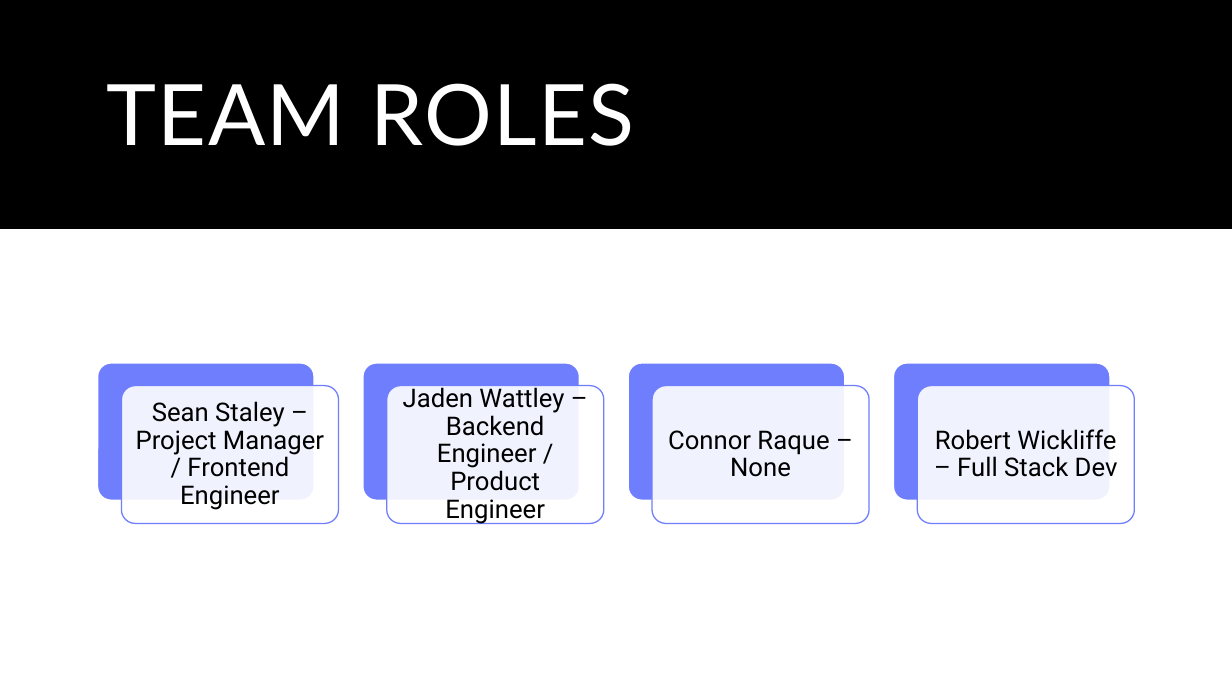
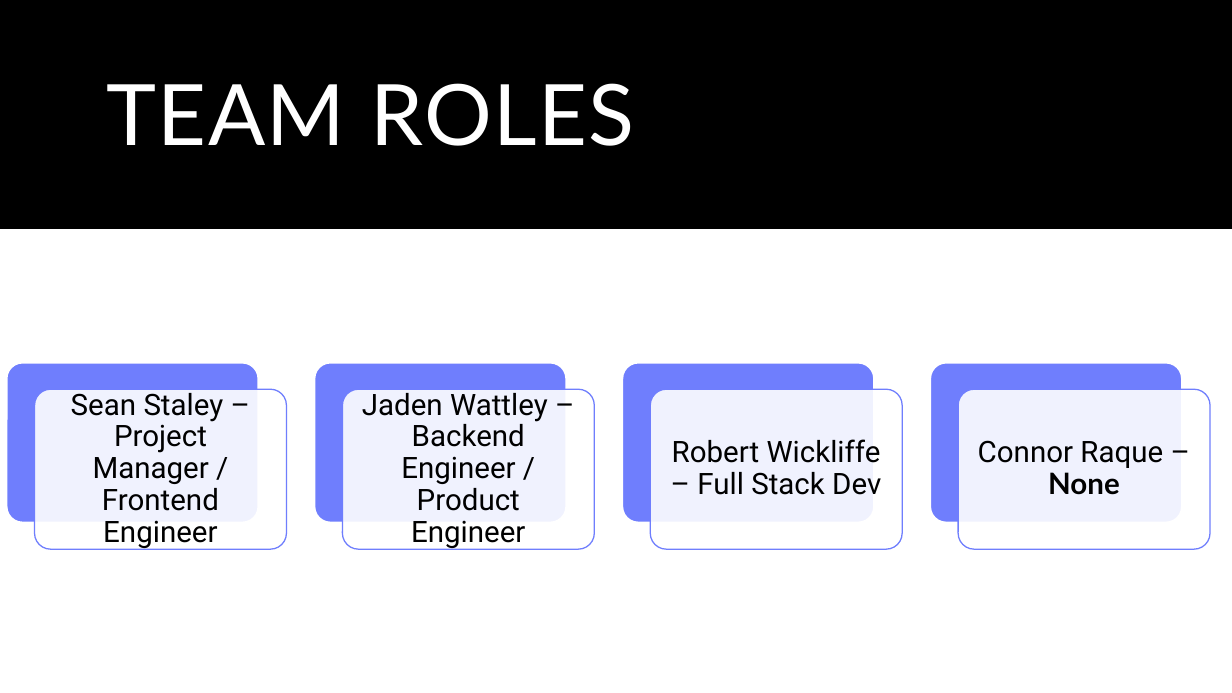
Before and after one commit to SeanStaley21/CSE-350-Team23, a slide deck: slide 11 of homeworks/Homework 1/Homework 1.pptx. Drawn at 1232x693 pixels with LibreOffice and Linux fonts; fonts in the diff are those of the drawing. Boxes give left, top, right and bottom in pixels: in the first picture for what was removed or moved away, otherwise in the second. Text is boxed around its words. In the diff, an @@ line names an element or a change of style, - is before the commit and + after.

```diff
--- a/homeworks/Homework 1/Homework 1.pptx
+++ b/homeworks/Homework 1/Homework 1.pptx
@@ rounded rectangle: place and size @@
-rounded rectangle at (97,363,314,501)
+rounded rectangle at (6,362,259,522)
@@ rounded rectangle: place and size @@
-rounded rectangle at (121,385,338,523)
+rounded rectangle at (34,389,287,549)
@@ text "Sean Staley – Project Manager ...": place and size @@
-text "Sean Staley – Project Manager ..." at (136,401,324,510)
+text "Sean Staley – Project Manager ..." at (71,387,224,550)
@@ rounded rectangle: place and size @@
-rounded rectangle at (362,363,579,501)
+rounded rectangle at (314,362,567,522)
@@ rounded rectangle: place and size @@
-rounded rectangle at (387,385,604,523)
+rounded rectangle at (343,389,595,549)
@@ text "Jaden Wattley – Backend Engineer ...": place and size @@
-text "Jaden Wattley – Backend Engineer ..." at (403,384,564,524)
+text "Jaden Wattley – Backend Engineer ..." at (362,387,548,550)
@@ rounded rectangle: place and size @@
-rounded rectangle at (628,363,846,501)
+rounded rectangle at (623,362,875,522)
@@ rounded rectangle: place and size @@
-rounded rectangle at (653,385,870,523)
+rounded rectangle at (651,389,903,549)
@@ rounded rectangle: place and size @@
-rounded rectangle at (894,363,1111,501)
+rounded rectangle at (931,362,1183,522)
@@ rounded rectangle: place and size @@
-rounded rectangle at (918,385,1135,523)
+rounded rectangle at (958,389,1211,549)
@@ size 20 to 23 pt; more space between paragraphs in 3 elements at (362,387,548,550), (71,387,224,550), (672,439,881,495) @@
@@ text "Robert Wickliffe – Full Stack ...": place and size @@
-text "Robert Wickliffe – Full Stack ..." at (935,429,1118,477)
+text "Robert Wickliffe – Full Stack ..." at (672,439,881,495)
@@ text "Connor Raque – None": place and size @@
-text "Connor Raque – None" at (668,430,829,477)
+text "Connor Raque – None" at (978,440,1163,495)
@@ text "Connor Raque – None" at (978,440,1163,495): size 20 to 23 pt; font Roboto to Lato, bold on in "None"; more space between paragraphs @@
```
Also in this commit, not shown: 2 other slides changed, 2 other files.
